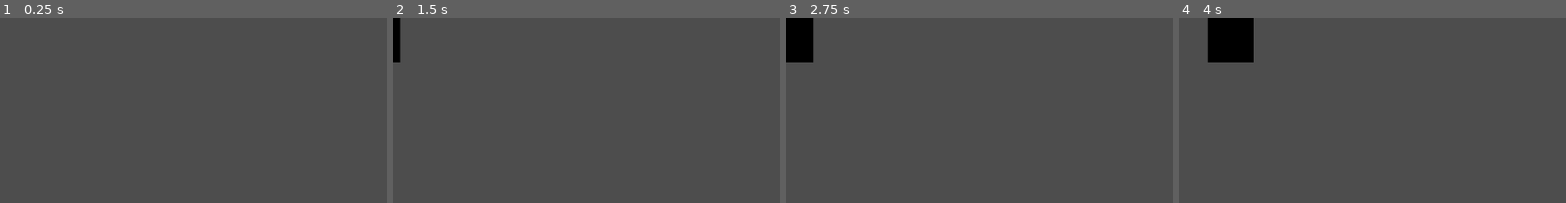
Above: before the commit, frames 1-4 (left to right).
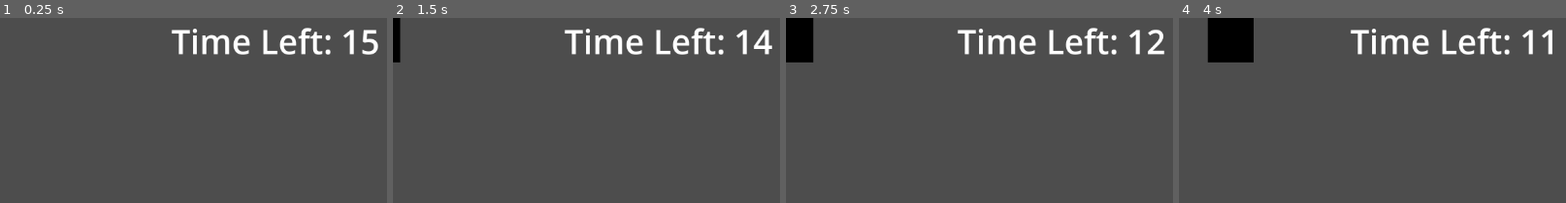
Above: after the commit, the same moments.

Repository: emilykrohn/CraneGame
Game: Godot game, scene res://main.tscn
Two runs of this game, one before a commit and one after it. Both use one fixed random seed, a clock stepped at 60 frames per second and the inputs below.
Inputs:
- Up to frame 1 (0.25 s): no input
- Up to frame 2 (1.5 s): tap Enter at 0.5 s; hold Right (ui_right) 0.53-1.28 s; tap Space (ui_select) at 0.77 s; hold Left (ui_left) from 1.28 s (still down)
- Up to frame 3 (2.75 s): tap Space (ui_select) at 1.52 s; release Left (ui_left) at 2.03 s; hold Right (ui_right) from 2.03 s (still down)
- Up to frame 4 (4 s): tap Space (ui_select) at 3.02, 3.77 s; release Right (ui_right) at 3.53 s; hold Left (ui_left) from 3.53 s (still down)
The pictures show only the part of the screen within x 15-64%, y 0-50%; the shares and areas given below are measured in that part.

The runs differ from the first frame. In frame 1, 2.7% of the frame differs, in the area x 44-98%, y 5-20%; in frame 2, 2.7%; in frame 3, 2.7%; in frame 4, 2.6%.

Commit message:
Timer label text displays count down in seconds

Diff:
--- a/main.tscn
+++ b/main.tscn
@@ -1,7 +1,10 @@
-[gd_scene load_steps=3 format=3 uid="uid://da3qgjsdv050s"]
+[gd_scene load_steps=6 format=3 uid="uid://da3qgjsdv050s"]
 
 [ext_resource type="PackedScene" uid="uid://b026yxwdqq3wq" path="res://crane.tscn" id="1_k2mhg"]
 [ext_resource type="PackedScene" uid="uid://b8rlobg5gkeui" path="res://ground.tscn" id="2_3di3x"]
+[ext_resource type="PackedScene" uid="uid://ddfxxrhh0y13r" path="res://timer_label.tscn" id="3_0x3j7"]
+[ext_resource type="Script" path="res://timer_label.gd" id="4_dp8me"]
+[ext_resource type="PackedScene" uid="uid://7fimdys8iqed" path="res://timer.tscn" id="4_k4eui"]
 
 [node name="Main" type="Node"]
 
@@ -10,3 +13,17 @@
 
 [node name="Ground" parent="." instance=ExtResource("2_3di3x")]
 position = Vector2(572, 600)
+
+[node name="TimerLabel" parent="." instance=ExtResource("3_0x3j7")]
+anchors_preset = 5
+anchor_left = 0.5
+anchor_right = 0.5
+offset_left = -126.5
+offset_right = 126.5
+grow_horizontal = 2
+script = ExtResource("4_dp8me")
+metadata/_edit_group_ = true
+
+[node name="Timer" parent="TimerLabel" instance=ExtResource("4_k4eui")]
+wait_time = 15.0
+autostart = true
--- /dev/null
+++ b/timer_label.gd
@@ -0,0 +1,4 @@
+extends Label
+
+func _process(delta):
+	text = "Time Left: " + str(snapped($Timer.get_time_left(), 1))
--- /dev/null
+++ b/timer_label.tscn
@@ -0,0 +1,7 @@
+[gd_scene format=3 uid="uid://ddfxxrhh0y13r"]
+
+[node name="TimerLabel" type="Label"]
+offset_right = 253.0
+offset_bottom = 72.0
+theme_override_font_sizes/font_size = 50
+text = "Time Left: "
